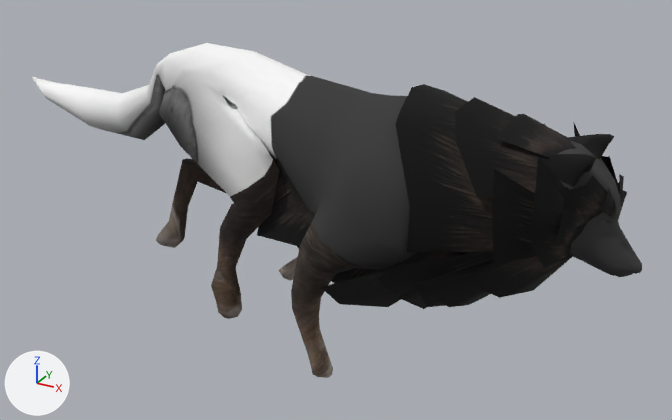
Two versions of the OBJ model models/wolfrunning/wolf_running_000005.obj, one commit apart.
Before and after are seen from a camera (50 mm lens) standing at (0.62, -1.082, 0.829) and looking at (0.003, 0.04, 0.268). The axes (+X, +Y, +Z) are drawn at lower left. The lights are the same throughout. Where no turn or scale is listed for an object, it has been applied to the vertices. Vertices at the same position are counted once.

Names of what the first picture shows: 'Wolf1_Material__wolf_col_tga_0', 'Wolf2_fur__fella3_jpg_001_0_Wolf2_fur__fella3_jpg_001_0.001'.
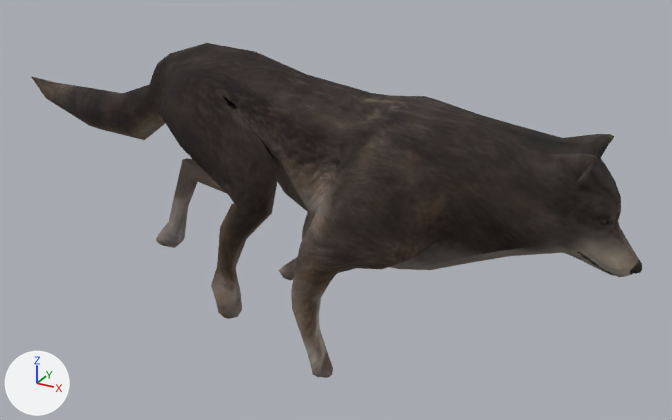
What differs and where, as boxes [x1, y1, x2, y2] in the pictures (672 x 420 px):
'Wolf2_fur__fella3_jpg_001_0_Wolf2_fur__fella3_jpg_001_0.001', deleted (black): before [257, 84, 627, 309]
part 1 of me_wolf1_material__wolf_col_tga_0, surface changed: [31, 43, 642, 378] in both

What the commit changed:
me_wolf1_material__wolf_col_tga_0 has 892 vertices, 1772 faces and spans x -0.562..0.457, y -0.109..0.115, z 0.02..0.508.
me_wolf1_material__wolf_col_tga_0 is used by ob_wolf1_material__wolf_col_tga_0; location (0.0, 0.0, 0.0).
me_wolf1_material__wolf_col_tga_0 part 1: texture (UV) coordinates of 1772 of 1772 faces, centred in x -0.534..0.456, y -0.106..0.113, z 0.022..0.504, changed; they spanned u 0.02..0.98, v 0.01..0.98 and now span u 0.02..0.98, v 0.5..0.99.
Object 'Wolf2_fur__fella3_jpg_001_0_Wolf2_fur__fella3_jpg_001_0.001' (ob_wolf2_fur__fella3_jpg_001_0_wolf2_fur__fella3_jpg_001_0_001) is deleted.
